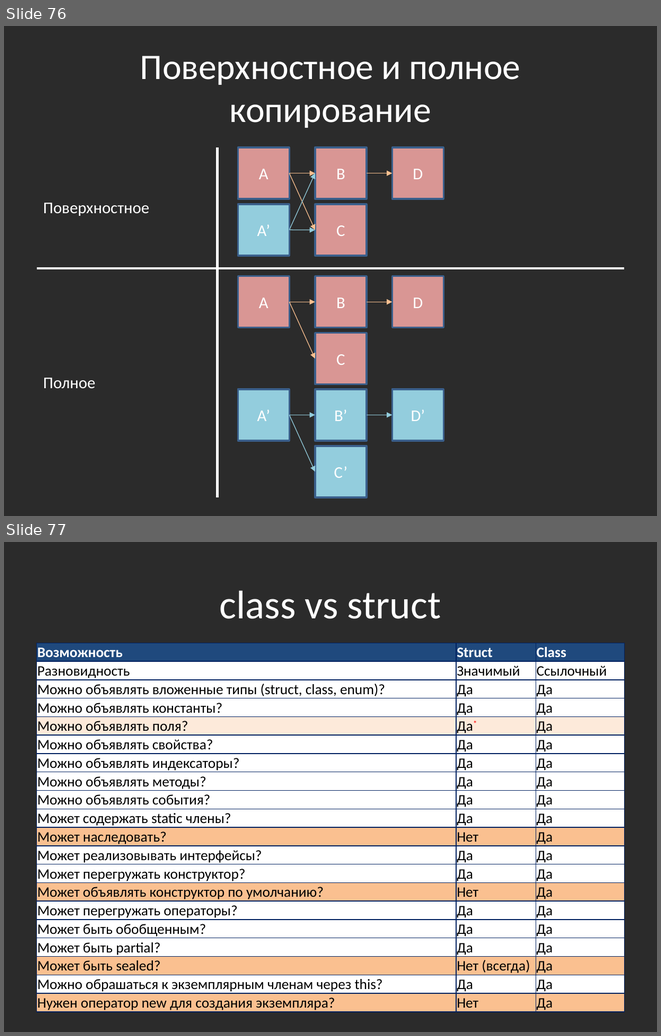
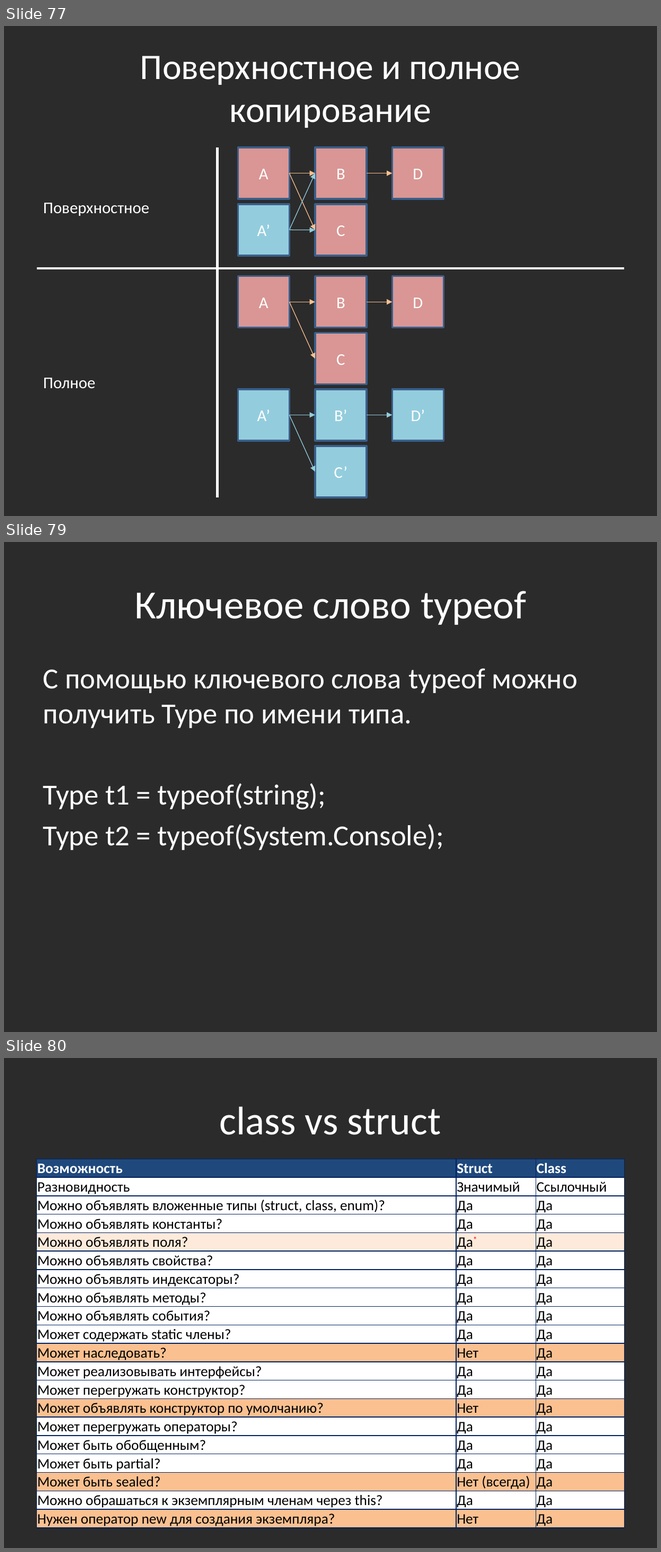
Before and after one commit to bazile/Training, a slide deck: Presentation/lesson-02-oop.pptx. Shown one above the other, each under a label of ours: slides 76 and 77 before the commit, slides 77, 79 and 80 after it; the slides between them are not shown. The pictures are 661x1036 and 661x1552 pixels, drawn with LibreOffice and Linux fonts; fonts in the diff are those of the drawing; background and template pictures are left out; a plain dark background stands for a picture behind light text. Boxes give left, top, right and bottom in pixels: in the first picture for what was removed or moved away, otherwise in the second. Text is boxed around its words. In the diff, an @@ line names an element or a change of style, - is before the commit and + after.

```diff
--- a/Presentation/lesson-02-oop.pptx
+++ b/Presentation/lesson-02-oop.pptx
@@ slide 79 added at <box>4,542,657,1032</box>, background picture (left out) @@
@@ title added at <box>134,591,526,625</box>, 44 pt, text #FFFFFF @@
+Ключевое слово typeof
@@ text added at <box>43,668,577,850</box>, 32 pt, text #FFFFFF @@
+С помощью ключевого слова typeof можно получить Type по имени типа.
+Type t1 = typeof(string);
+Type t2 = typeof(System.Console);
@@ what was slide 76 is now slide 77 @@
@@ what was slide 77 is now slide 80 @@
```
Also in this commit, not shown: 1 slide changed, 2 other slides added, 2 other files.
